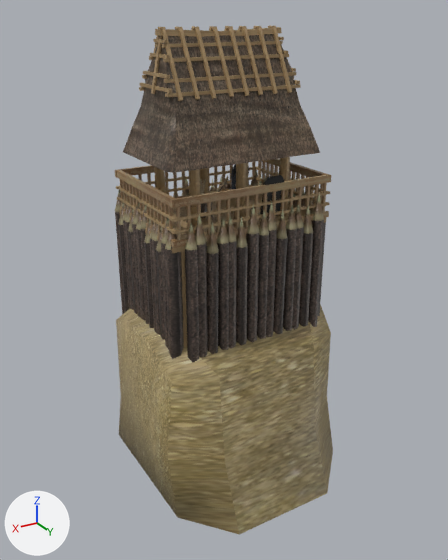
What one commit did to the COLLADA model art/meshes/structural/yayoi_wall_tower.dae.
The view is the same before and after, from a 50 mm lens placed at (15.3, 25.8, 18.2), pointed at (0.1, 0.4, 5.5). Lighting does not change. The marker at lower left points along +X, +Y and +Z. Vertices at the same position are counted once.

Objects in the first picture: 'wall_tower'.
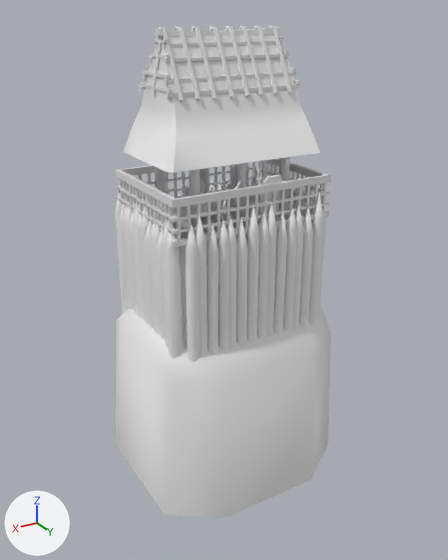
Location of each change, [x1, y1, x2, y2] in pixels of the pictures (448 x 560 px; the box of a moved part takes in the faces that stretch with it):
'wall_tower', reshaped: before [115, 25, 333, 534]; after [115, 25, 331, 518]
part 1 of me_cubo_001, moved or reshaped: before [211, 176, 228, 223]; after [220, 181, 241, 221]
part 2 of me_cubo_001, cut back: before [116, 175, 333, 534]; after [116, 175, 331, 518]
part 3 of me_cubo_001, recoloured: [115, 25, 331, 363] in both

Diff of the bpy script that builds the scene:
```diff
--- a/art/meshes/structural/yayoi_wall_tower.dae.py
+++ b/art/meshes/structural/yayoi_wall_tower.dae.py
@@ mat_material_007 @@
+mat_material_007 = principled_material('Material.007')
+mat_material_007.base_color = (0.8, 0.8, 0.8)  # white #e7e7e7
@@ me_cubo_001 @@
 # used by ob_wall_tower; location = (0.0, 0.0, 0.0)
-me_cubo_001.from_pydata(...)  # 2480 vertices, 3358 faces; spans x -5.0..5.0, y -6.0..6.4, z -5.3..17.7
+me_cubo_001.from_pydata(...)  # 2260 vertices, 2802 faces; spans x -5.4..5.4, y -5.1..5.0, z -5.4..17.7
+# me_cubo_001 part 1: the loose piece of 32 vertices spanning x 0.9..1.6, y 1.1..2.1, z 9.0..11.4 is moved by (0.0, 1.0, 0.0), in mat_material_007 (white #e7e7e7)
+# me_cubo_001 part 2
+# 138 vertices are removed from x -5.0..5.0, y -6.0..6.4, z -5.3..11.4
+# 478 faces are deleted
+# 35 vertices in x -3.9..3.9, y -2.8..2.9, z 8.7 move by (0.0, 0.0, 0.2)
+# 2 vertices move from x -1.5..-0.5, y 3.2, z 11.1 to x -1.5..-0.5, y 2.7, z 9.5
+# 22 vertices are added at x -5.4..5.4, y -5.1..5.0, z -5.4..11.4
+# 70 new faces join them
+# me_cubo_001 part 3: 2674 faces spanning x -5.0..5.0, y -4.6..4.5, z -0.4..17.7 switch from mat_material (picture img_yayoi_struct_png) to mat_material_007 (white #e7e7e7)
```
